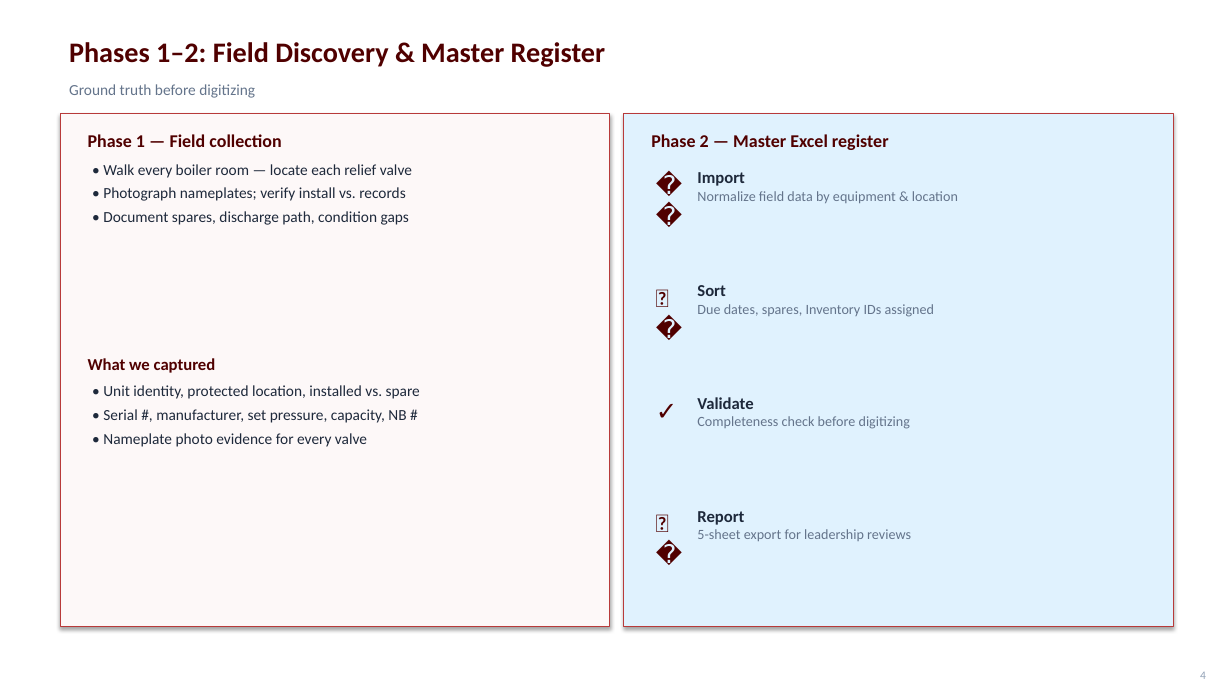
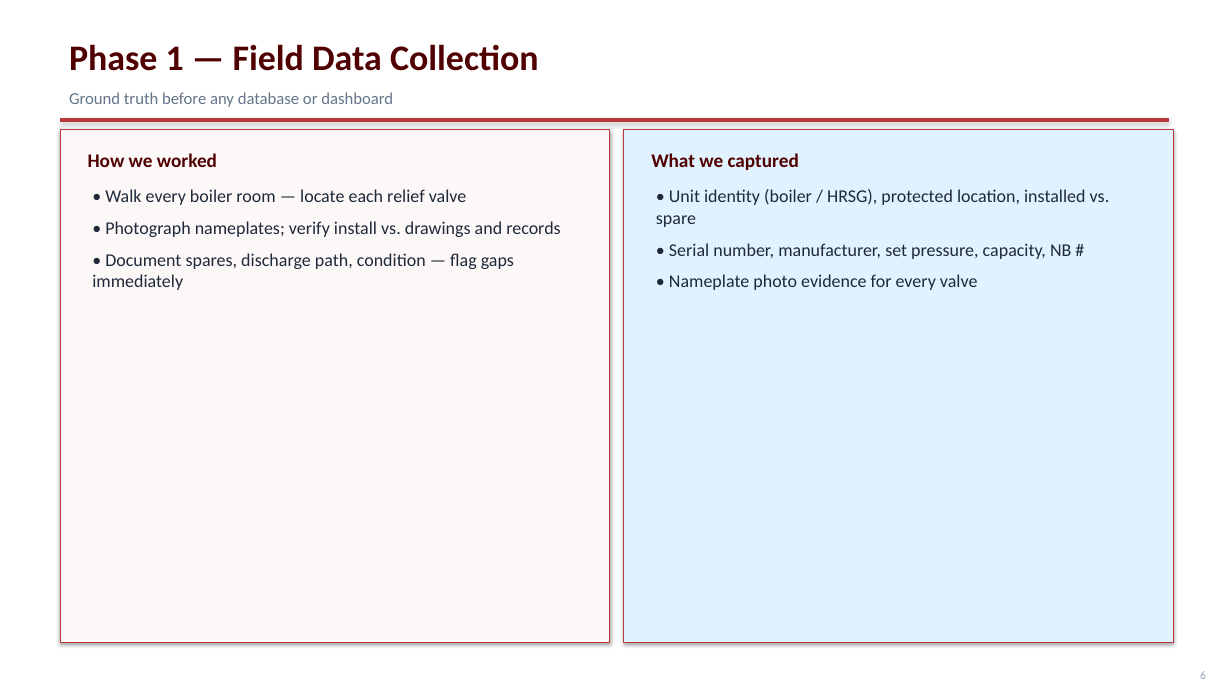
Before and after one commit to stavan12-a11y/PSV-Compliance-Tracking-Dashboard, a slide deck: slide 7 of docs/presentation/UES-Steam-Safety-Program.pptx (slide 5 before the commit). Drawn at 1232x693 pixels with LibreOffice and Linux fonts; fonts in the diff are those of the drawing. Boxes give left, top, right and bottom in pixels: in the first picture for what was removed or moved away, otherwise in the second. Text is boxed around its words. In the diff, an @@ line names an element or a change of style, - is before the commit and + after.

```diff
--- a/docs/presentation/UES-Steam-Safety-Program.pptx
+++ b/docs/presentation/UES-Steam-Safety-Program.pptx
@@ text at (x1=69, y1=44, x2=539, y2=71): text changed; size 14 to 28 pt @@
-Phase 1 — Field collection
+Phase 1 — Field Data Collection
@@ text removed at (x1=69, y1=42, x2=606, y2=67) @@
-Phases 1–2: Field Discovery & Master Register
@@ rectangle added at (x1=60, y1=118, x2=1169, y2=122), fill #B83A3A @@
@@ text at (x1=69, y1=92, x2=393, y2=107): text changed; size 12 to 13 pt @@
-Ground truth before digitizing
+Ground truth before any database or dashboard
@@ rectangle moved from (x1=60, y1=114, x2=610, y2=627) to (x1=60, y1=129, x2=610, y2=642) @@
@@ rectangle moved from (x1=624, y1=114, x2=1174, y2=627) to (x1=624, y1=129, x2=1174, y2=642) @@
@@ text "What we captured" moved from (x1=88, y1=358, x2=216, y2=373) to (x1=651, y1=153, x2=799, y2=170) @@
@@ text "What we captured" at (x1=651, y1=153, x2=799, y2=170): size 13 to 15 pt @@
@@ text removed at (x1=651, y1=134, x2=889, y2=150) @@
-Phase 2 — Master Excel register
@@ text added at (x1=88, y1=153, x2=217, y2=167), 15 pt, text #500000, bold @@
+How we worked
@@ text removed at (x1=647, y1=165, x2=689, y2=201) @@
-📥
@@ text removed at (x1=697, y1=172, x2=958, y2=203) @@
-Import
-Normalize field data by equipment & location
@@ text "• Walk every boiler room ..." moved from (x1=103, y1=164, x2=412, y2=225) to (x1=92, y1=189, x2=560, y2=290) @@
@@ text at (x1=105, y1=189, x2=466, y2=205): size 12 to 14 pt in "• Walk every boiler room — locate ..."; more space between paragraphs @@
@@ text "• Unit identity (boiler / ..." moved from (x1=103, y1=385, x2=420, y2=447) to (x1=656, y1=189, x2=1110, y2=290) @@
@@ text at (x1=656, y1=189, x2=1110, y2=259): text changed; size 12 to 14 pt @@
-• Unit identity, protected location, installed vs. spare
-• Serial #, manufacturer, set pressure, capacity, NB #
+• Unit identity (boiler / HRSG), protected location, installed vs. spare
+• Serial number, manufacturer, set pressure, capacity, NB #
@@ text at (x1=92, y1=221, x2=560, y2=290): text changed; size 12 to 14 pt @@
-• Photograph nameplates; verify install vs. records
-• Document spares, discharge path, condition gaps
+• Photograph nameplates; verify install vs. drawings and records
+• Document spares, discharge path, condition — flag gaps immediately
@@ text removed at (x1=647, y1=277, x2=689, y2=314) @@
-📊
@@ text at (x1=669, y1=274, x2=978, y2=290): size 12 to 14 pt in "• Nameplate photo evidence for every valve"; more space between paragraphs @@
@@ text removed at (x1=697, y1=285, x2=935, y2=317) @@
-Sort
-Due dates, spares, Inventory IDs assigned
@@ text removed at (x1=647, y1=390, x2=689, y2=427) @@
-✓
@@ text removed at (x1=697, y1=397, x2=910, y2=429) @@
-Validate
-Completeness check before digitizing
@@ text removed at (x1=647, y1=503, x2=689, y2=540) @@
-📤
@@ text removed at (x1=697, y1=511, x2=911, y2=541) @@
-Report
-5-sheet export for leadership reviews
```
Also in this commit, not shown: 10 other slides changed, 7 slides added, 2 other files.
